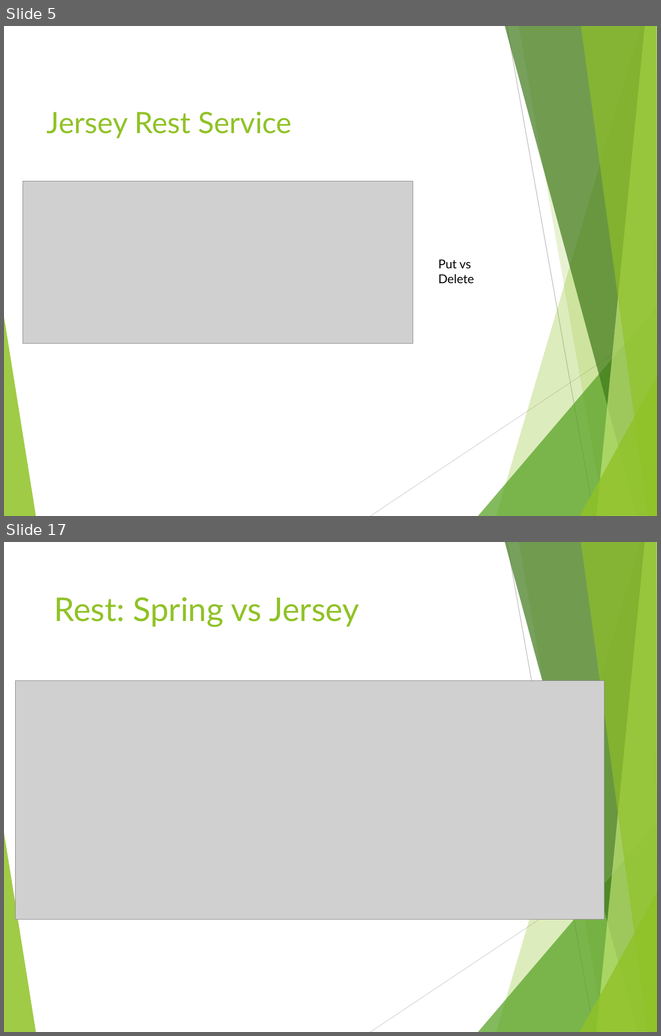
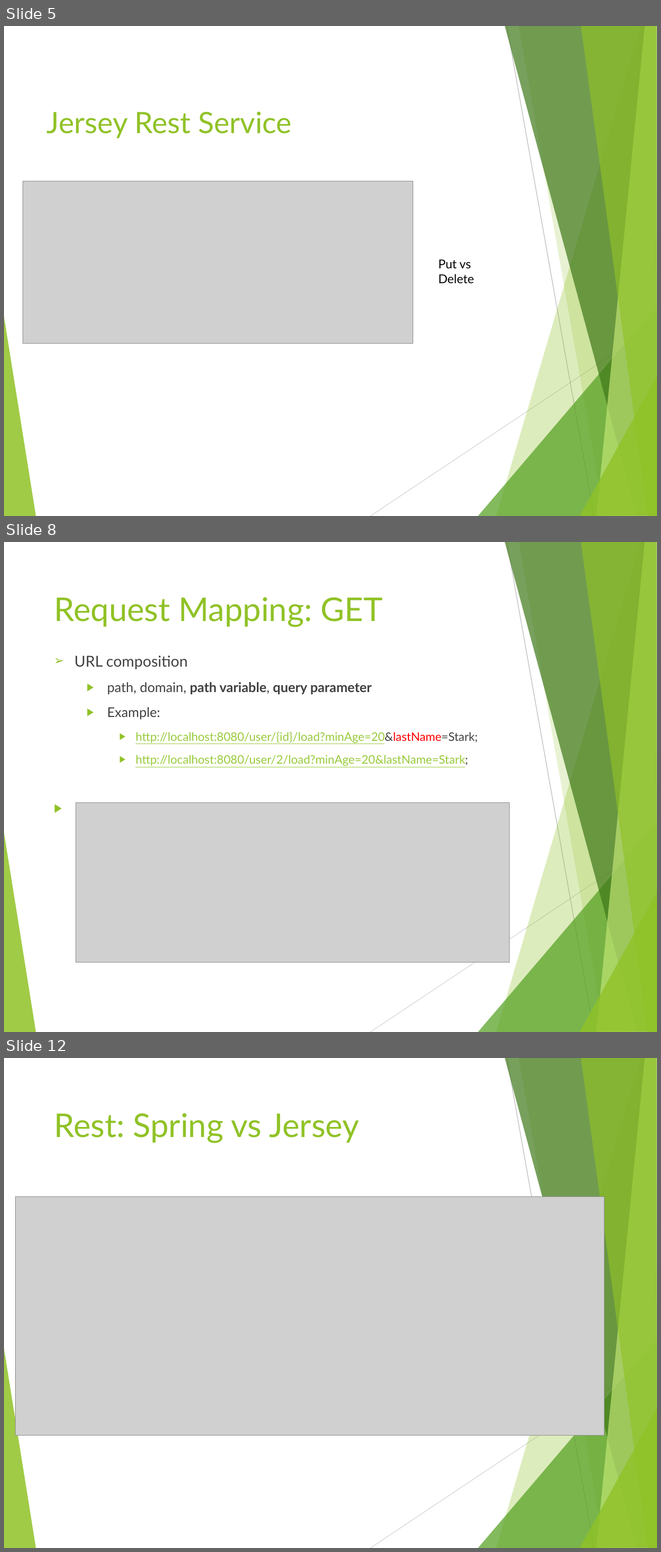
Before and after one commit to liqichen168/Course-May-2019, a slide deck: powerpoints/3_MVC.pptx. Shown one above the other, each under a label of ours: slides 5 and 17 before the commit, slides 5, 8 and 12 after it; the slides between them are not shown. The pictures are 661x1036 and 661x1552 pixels, drawn with LibreOffice and Linux fonts; fonts in the diff are those of the drawing; grey boxes stand for pictures. Boxes give left, top, right and bottom in pixels: in the first picture for what was removed or moved away, otherwise in the second. Text is boxed around its words. In the diff, an @@ line names an element or a change of style, - is before the commit and + after.

```diff
--- a/powerpoints/3_MVC.pptx
+++ b/powerpoints/3_MVC.pptx
@@ slide 8 added at <box>4,542,657,1032</box>, background #FFFFFF; not listed: 10 template elements that a slide beside it also shows @@
@@ title added at <box>54,597,383,627</box>, 36 pt, text #90C226 @@
+Request Mapping: GET
@@ text added at <box>74,655,478,803</box>, 12.9 pt, text #99CA3C, underline @@
+➢ URL composition
+  ▶ path, domain, path variable, query parameter
+  ▶ Example:
+    ▶ http://localhost:8080/user/{id}/load?minAge=20&lastName=Stark;
+    ▶ http://localhost:8080/user/2/load?minAge=20&lastName=Stark;
+▶ Corresponding GET mapping:
@@ picture added at <box>76,803,510,962</box> @@
@@ what was slide 17 is now slide 12 @@
```
Also in this commit, not shown: 6 slides changed, 6 other slides added, 7 slides removed.
